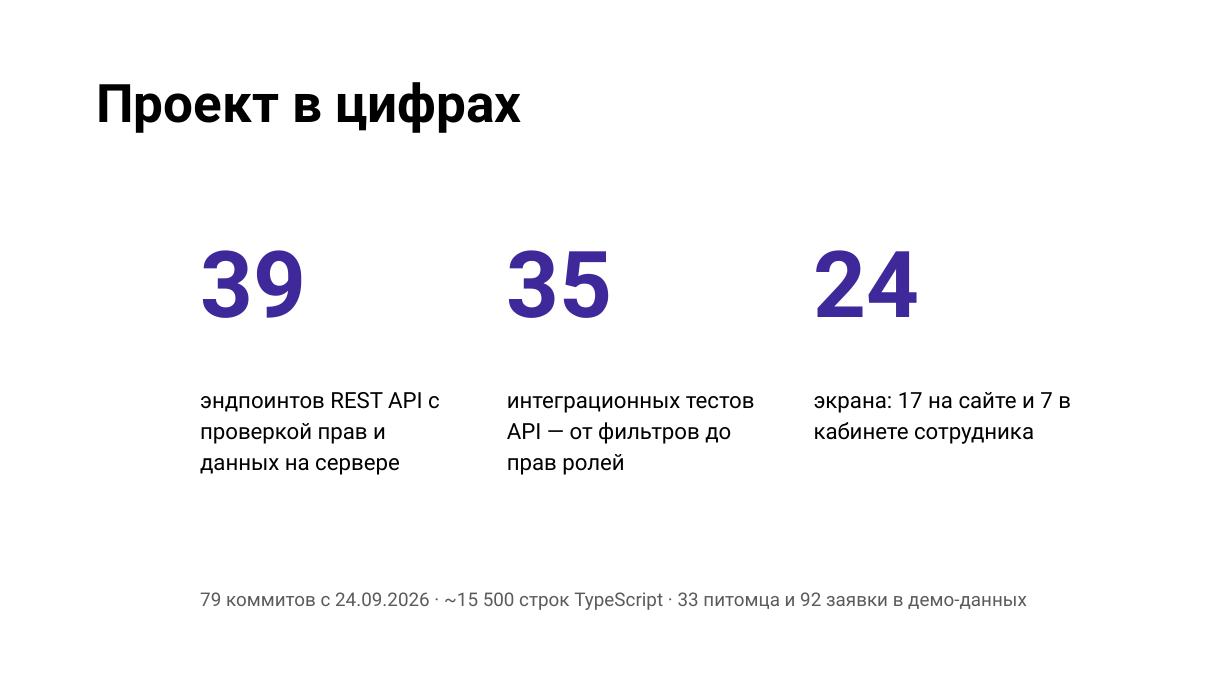
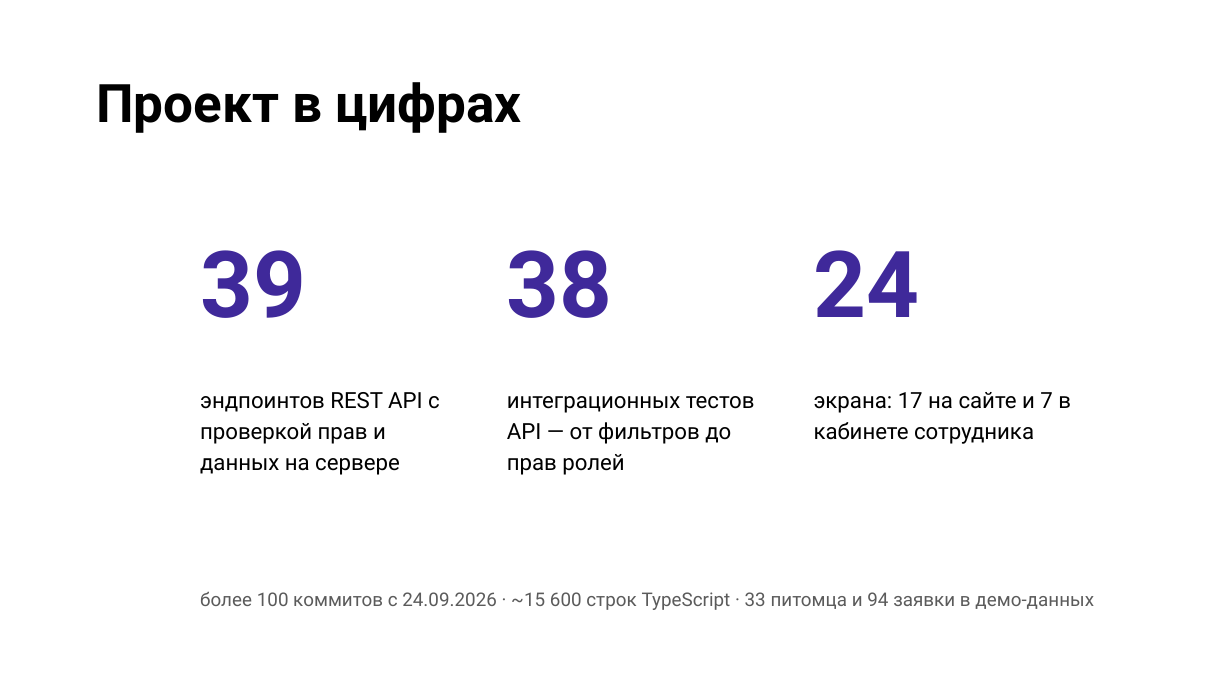
Before and after one commit to VitalyKruk/dobryi-dom, a slide deck: slide 12 of docs/Добрый_дом_Защита_проекта.pptx. Drawn at 1232x693 pixels with LibreOffice and Linux fonts; fonts in the diff are those of the drawing; background and template pictures are left out. Boxes give left, top, right and bottom in pixels: in the first picture for what was removed or moved away, otherwise in the second. Text is boxed around its words. In the diff, an @@ line names an element or a change of style, - is before the commit and + after.

```diff
--- a/docs/Добрый_дом_Защита_проекта.pptx
+++ b/docs/Добрый_дом_Защита_проекта.pptx
@@ text at [507,250,613,318]: text changed @@
-35
+38
@@ text at [200,591,1094,610]: text changed @@
-79 коммитов с 24.09.2026 · ~15 500 строк TypeScript · 33 питомца и 92 заявки в демо-данных
+более 100 коммитов с 24.09.2026 · ~15 600 строк TypeScript · 33 питомца и 94 заявки в демо-данных
```
Also in this commit, not shown: 4 other slides changed, 3 other files.
